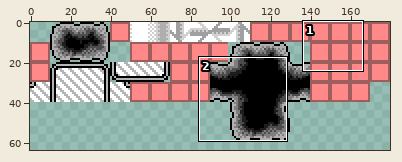
Edited in one commit: sprite sheet (map/level1/tileset.png). The picture above shows the old version from afar; the outline marks the close-up.
Close-up. Before:
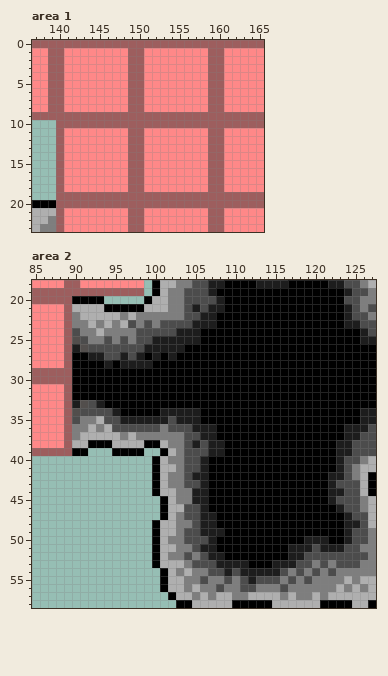
The file is 180x80 pixels. Colours within 5 levels of each other are drawn and written as one. Shown: area 1: x 137..165, y 0..23; area 2: x 85..127, y 18..58. The wide view leaves out empty margins.
The same view after the edit:
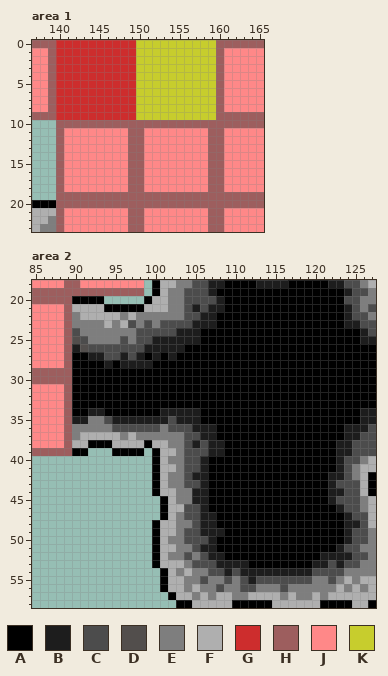
Palette (. is transparent): A #000000  B #1d1d1d  C #4c4c4c  D #524e4c  E #7e7e7e  F #afafaf  G #cd2d2d  H #9d5e5e  J #ff8888  K #c7cd2d
Changes in this commit:
--- area 1
@@ x 137..165 @@
- 0 HHHHHHHHHHHHHHHHHHHHHHHHHHHHH
- 1 JJHHJJJJJJJJHHJJJJJJJJHHJJJJJ
- 2 JJHHJJJJJJJJHHJJJJJJJJHHJJJJJ
- 3 JJHHJJJJJJJJHHJJJJJJJJHHJJJJJ
- 4 JJHHJJJJJJJJHHJJJJJJJJHHJJJJJ
- 5 JJHHJJJJJJJJHHJJJJJJJJHHJJJJJ
- 6 JJHHJJJJJJJJHHJJJJJJJJHHJJJJJ
- 7 JJHHJJJJJJJJHHJJJJJJJJHHJJJJJ
- 8 JJHHJJJJJJJJHHJJJJJJJJHHJJJJJ
- 9 HHHHHHHHHHHHHHHHHHHHHHHHHHHHH
+ 0 HHHGGGGGGGGGGKKKKKKKKKKHHHHHH
+ 1 JJHGGGGGGGGGGKKKKKKKKKKHJJJJJ
+ 2 JJHGGGGGGGGGGKKKKKKKKKKHJJJJJ
+ 3 JJHGGGGGGGGGGKKKKKKKKKKHJJJJJ
+ 4 JJHGGGGGGGGGGKKKKKKKKKKHJJJJJ
+ 5 JJHGGGGGGGGGGKKKKKKKKKKHJJJJJ
+ 6 JJHGGGGGGGGGGKKKKKKKKKKHJJJJJ
+ 7 JJHGGGGGGGGGGKKKKKKKKKKHJJJJJ
+ 8 JJHGGGGGGGGGGKKKKKKKKKKHJJJJJ
+ 9 HHHGGGGGGGGGGKKKKKKKKKKHHHHHH
 10 ...HHHHHHHHHHHHHHHHHHHHHHHHHH
--- area 2
@@ x 90..96 @@
 22 EFFFFFE
-23 EEFEFEF
-24 CEEFEEE
-25 DCEECEC
+23 EEEEFEF
+24 CEEEEEE
+25 DCEEEEC
 26 BDCCCCC
@@ x 88..103 @@
 32 JHAAAAAAAAAAAAAA
-33 JHBDCBAAAAAAAAAA
-34 JHDCCCCBAAAAABBB
-35 JHCEEFCCBBBBBBCB
-36 JHEEFEFCCCCCCECC
+33 JHAAAAAAAAAAAAAA
+34 JHAABBAAAAAAABBB
+35 JHBBEECBBBBBBBCB
+36 JHEEEEECCCCCCECC
 37 JHEFFFFFEFEEEEEE
-38 JHFFAAAFFFFAAFEE
-39 HHAA...AAAA..AFE
+38 JHFFAAAFFFFAFFEE
+39 HHAA...AAAA.AFFE
 40 ............AFEE
@@ x 113..126 @@
 49 AAAAAAAAAAABCC
-50 AAAAAABBBAABCC
-51 AAAABBBCBBBCCE
-52 AAAABBCCCCCCCC
-53 AABBBCCECECCCE
-54 BBBCECECECEEEE
-55 CCCECECEEEEFEF
+50 AAAAAAAAAAABCC
+51 AAAAAAAAAABCCE
+52 AAAAAAAABBBBCC
+53 AAAAAAABBCBCCE
+54 BBBBBBBCCCCEEE
+55 CCCCCCCEECEFEF
 56 EEECEEEEEEFEFE
